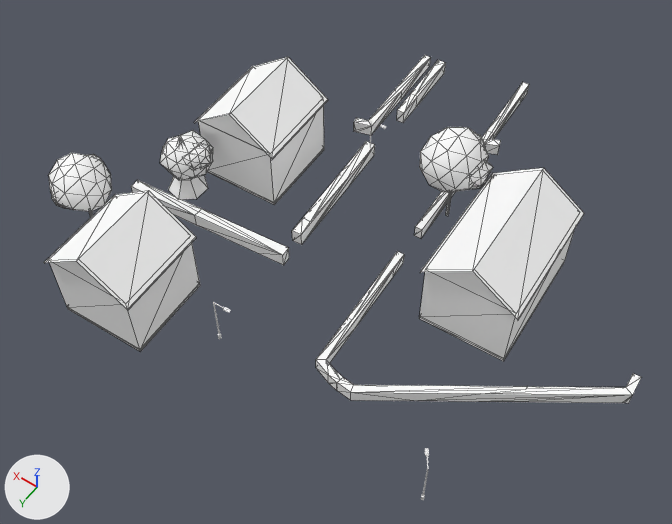
A saved change to the glTF model cities/arlov-borggatan/pack/tiles/c2_3.glb.
Camera for both pictures: a 50 mm lens placed at (109.2, 258.9, 81.0), pointed at (142.4, 212.4, 8.0). Lighting does not change. The marker at lower left points along +X, +Y and +Z. The older version comes first. Mesh edges are drawn as thin lines on the coarser meshes. Where no turn or scale is listed for an object, it has been applied to the vertices. Vertices at exactly the same position are counted once.

In view in the first picture: 'SM_Building_w208664690', 'SM_Building_w208664702', 'SM_Building_w208664734', 'SM_Trees_2_3', 'SM_Wall_Hedge_2_3' and 1 more.
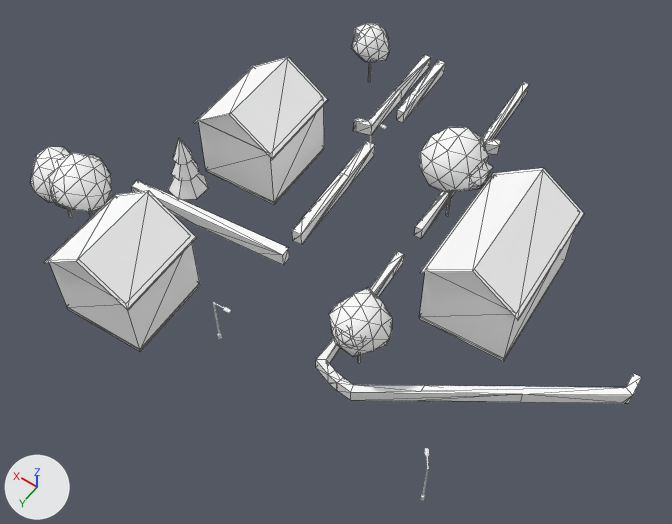
The newer file is also turned or shifted as a whole; pictures and numbers use the older file's frame.

Changed parts and their boxes [x1, y1, x2, y2] in the pictures (672 x 524 px):
'SM_Trees_2_3', reshaped
    before: [49, 127, 493, 217]
    after: [31, 23, 493, 363]
part 1 of me_sm_trees_2_3, added
    after: [368, 62, 371, 82]
part 2 of me_sm_trees_2_3, deleted
    before: [160, 130, 213, 180]
part 3 of me_sm_trees_2_3, deleted
    before: [185, 144, 211, 169]
part 4 of me_sm_trees_2_3, added
    after: [329, 288, 392, 356]
part 5 of me_sm_trees_2_3, added
    after: [351, 23, 390, 62]
part 6 of me_sm_trees_2_3, added
    after: [31, 147, 70, 203]

The change, as a diff of the scene's bpy script:
```diff
--- a/cities/arlov-borggatan/pack/tiles/c2_3.glb.py
+++ b/cities/arlov-borggatan/pack/tiles/c2_3.glb.py
@@ me_sm_trees_2_3 @@
 # used by ob_sm_trees_2_3; location = (151.1, 211.2, 12.7)
-me_sm_trees_2_3.from_pydata(...)  # 450 vertices, 789 faces; spans x -17.7..17.7, y -14.8..14.8, z -5.8..5.8
+me_sm_trees_2_3.from_pydata(...)  # 726 vertices, 1293 faces; spans x -20.0..20.8, y -26.5..14.8, z -6.0..5.8
+# me_sm_trees_2_3 part 1: the loose piece of 12 vertices spanning x 9.7..10.1, y 1.5..1.8, z -5.8..-2.5 is copied, and the copy is moved by (-5.4, -25.7, -0.1); it spans x 4.3..4.6, y -24.2..-23.9, z -6.0..-2.6
+# me_sm_trees_2_3 part 2: the loose piece of 42 vertices spanning x 7.2..12.4, y -0.9..4.2, z -2.8..1.8 is deleted
+# me_sm_trees_2_3 part 3: the loose piece of 42 vertices spanning x 6.7..9.9, y -0.1..3.1, z -1.1..1.5 is deleted
+# me_sm_trees_2_3 part 4: 126 vertices added at x -20.0..-14.1, y 6.4..12.3, z -1.7..3.6
+# me_sm_trees_2_3 part 5: 126 vertices added at x 2.0..6.6, y -26.5..-21.6, z -2.5..2.0
+# me_sm_trees_2_3 part 6: 126 vertices added at x 14.9..20.8, y 9.1..14.7, z -2.3..3.0
+# other edits to the shape of me_sm_trees_2_3 do not show in these pictures
 me_sm_trees_2_3.materials.append(mat_m_bark_wood)
```
